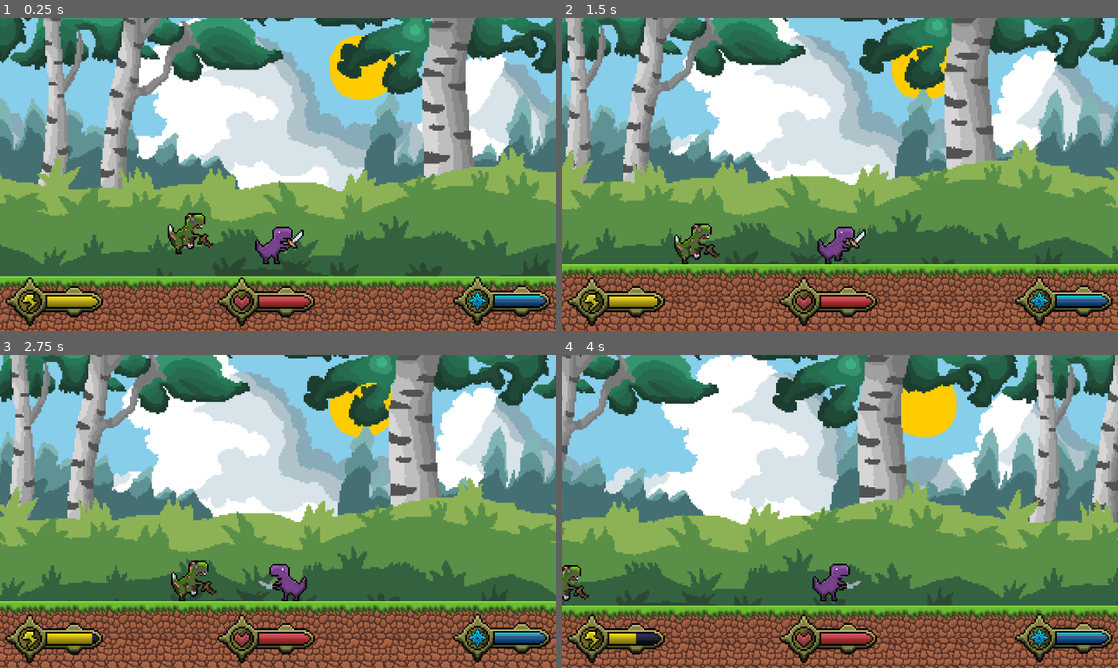
Above: before the commit, frames 1-4 (two rows, left to right).
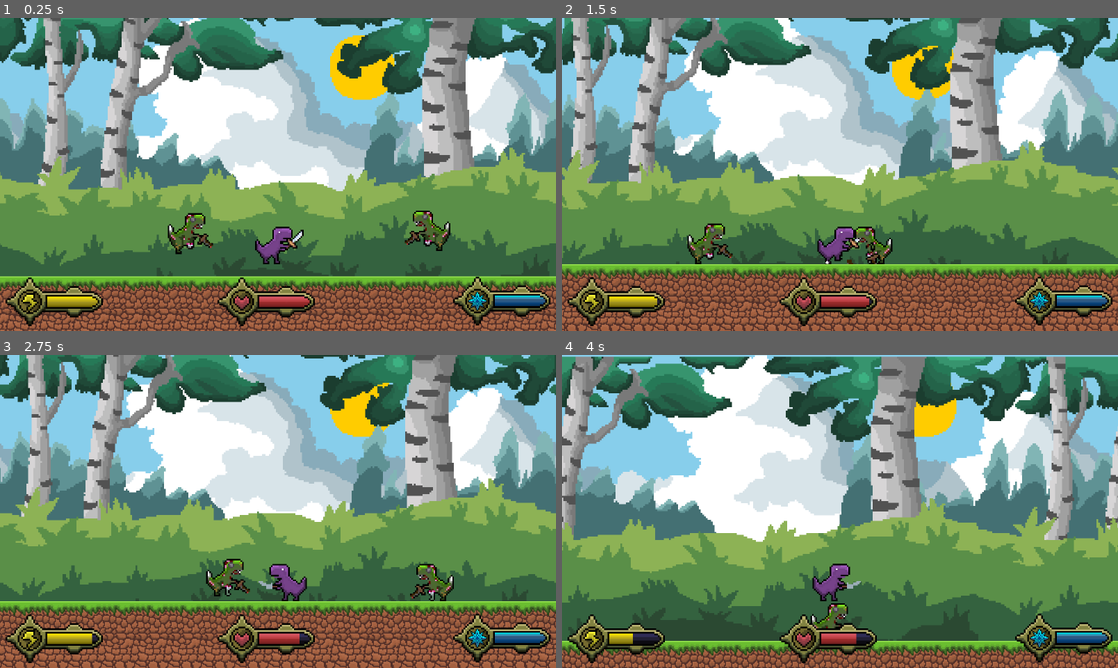
Above: after the commit, the same moments.

Repository: LeeTuah/rexvalley
Game: Godot game, scene res://game_manager.tscn
Two runs of this game, one before a commit and one after it. Both use one fixed random seed, a clock stepped at 60 frames per second and the inputs below.
Inputs (mouse positions are in pixels of both pictures, inside the frame that each line leads up to):
- Up to frame 1 (0.25 s): no input
- Up to frame 2 (1.5 s): tap Enter (ui_accept) at 0.5, 0.77 s; move the mouse to (962, 158) at 0.52 s; hold Right (ui_right) from 0.53 s (still down); click (962, 158) at 0.6 s; move the mouse to (728, 190) at 1.27 s; tap 1 (magic_fireball) at 1.35 s
- Up to frame 3 (2.75 s): tap Enter (ui_accept) at 1.52 s; click (166, 527) at 1.55 s; move the mouse to (333, 442) at 2.02 s; release Right (ui_right) at 2.03 s; hold Left (ui_left) from 2.03 s (still down); hold Right mouse button (magic_initiate) from 2.03 s (still down); click (333, 442) at 2.3 s
- Up to frame 4 (4 s): move the mouse to (812, 574) at 2.77 s; release Left (ui_left) at 2.78 s; release Right mouse button (magic_initiate) at 2.78 s; hold Right (ui_right) from 2.78 s (still down); tap 2 (magic_shield) at 2.85 s; tap Enter (ui_accept) at 3.02, 3.77 s; click (812, 574) at 3.05 s; move the mouse to (1006, 558) at 3.52 s; click (1006, 558) at 3.6 s

The runs differ from the first frame. In frame 1, 0.5% of the frame differs, in the area x 72-81%, y 61-75%; in frame 2, 28%; in frame 3, 43%; in frame 4, 58%, in the area x 0-100%, y 0-100%.

Commit message:
Added player walking and running trails, and fixed a bug with zombie hitboxes

Diff:
--- a/game_manager.tscn
+++ b/game_manager.tscn
@@ -50,3 +50,6 @@
 
 [node name="zombie" parent="." unique_id=1675127161 instance=ExtResource("9_gth8u")]
 position = Vector2(512, 656)
+
+[node name="zombie2" parent="." unique_id=603255163 instance=ExtResource("9_gth8u")]
+position = Vector2(1240, 648)
--- a/scenes/Magic/fire_ball.gd
+++ /dev/null
@@ -1,11 +0,0 @@
-extends Area2D
-
-var SPEED = 1200;
-var direction;
-
-func _ready() -> void:
-	direction = global.player_direction;
-	$Fireball.flip_h = direction < 0;
-
-func _physics_process(delta: float) -> void:
-	position.x += direction * SPEED * delta;
--- a/scenes/Magic/fire_ball.tscn
+++ /dev/null
@@ -1,14 +0,0 @@
-[gd_scene format=3 uid="uid://br6t7gtsfl3th"]
-
-[ext_resource type="Script" uid="uid://dldp2lk2cgp8m" path="res://scenes/Magic/fire_ball.gd" id="1_bldap"]
-[ext_resource type="Texture2D" uid="uid://cudsfcqyh8hqc" path="res://assets/projectiles/fireball.png" id="1_xy6ur"]
-
-[node name="FireBall" type="Area2D" unique_id=1528362529]
-script = ExtResource("1_bldap")
-
-[node name="Fireball" type="Sprite2D" parent="." unique_id=89056930]
-scale = Vector2(4, 4)
-texture = ExtResource("1_xy6ur")
-
-[node name="CollisionPolygon2D" type="CollisionPolygon2D" parent="." unique_id=278464938]
-polygon = PackedVector2Array(24, -24, 48, -40, 64, -32, 64, -16, 48, 0)
--- /dev/null
+++ b/scenes/Magic/fireball.gd
@@ -0,0 +1,19 @@
+extends Area2D
+
+const SPEED = 1200;
+const DAMAGE = 30;
+const KNOCKBACK = 550;
+var direction;
+
+
+func _ready() -> void:
+	direction = global.player_direction;
+	$fireball_sprite.flip_h = direction < 0;
+
+func _physics_process(delta: float) -> void:
+	position.x += direction * SPEED * delta;
+
+func _on_body_entered(body: Node2D) -> void:
+	if (body.has_method("take_damage") and body.name != "player"):
+		body.take_damage(DAMAGE, Vector2(direction, 0.0), KNOCKBACK, 0.92145);
+		queue_free();
--- /dev/null
+++ b/scenes/Magic/fireball.tscn
@@ -0,0 +1,16 @@
+[gd_scene format=3 uid="uid://br6t7gtsfl3th"]
+
+[ext_resource type="Script" uid="uid://dldp2lk2cgp8m" path="res://scenes/Magic/fireball.gd" id="1_theak"]
+[ext_resource type="Texture2D" uid="uid://cudsfcqyh8hqc" path="res://assets/projectiles/fireball.png" id="2_u1cbe"]
+
+[node name="fireball" type="Area2D" unique_id=1528362529]
+script = ExtResource("1_theak")
+
+[node name="fireball_sprite" type="Sprite2D" parent="." unique_id=89056930]
+scale = Vector2(4, 4)
+texture = ExtResource("2_u1cbe")
+
+[node name="CollisionPolygon2D" type="CollisionPolygon2D" parent="." unique_id=278464938]
+polygon = PackedVector2Array(24, -24, 48, -40, 64, -32, 64, -16, 48, 0)
+
+[connection signal="body_entered" from="." to="." method="_on_body_entered"]
--- a/scenes/player/player.gd
+++ b/scenes/player/player.gd
@@ -2,8 +2,9 @@
 
 @onready var animated_sprite = $AnimatedSprite2D;
 @onready var animation_player = $AnimationPlayer;
-
-var fireball_scene = preload("res://scenes/Magic/fire_ball.tscn");
+@onready var walking_particles = $walking_particles;
+
+var fireball_scene = preload("res://scenes/Magic/fireball.tscn");
 
 const SPEED = 300.0
 const ACCN = 2.5
@@ -91,8 +92,13 @@
 
 	move_and_slide();
 
+	# if (is_on_floor()):
+	# 	var collision = get_last_slide_collision();
+	# 	print("Collided with : ", collision.get_collider().name);
+
 func _ready() -> void:
 	global.player_position = position;
+	walking_particles.emitting = false;
 
 var fireball_instance;
 var magic_done = false;
@@ -109,6 +115,7 @@
 		$AnimatedSprite2D.flip_h = velocity.x < 0;
 		$sword_hitbox.scale.x = velocity_condition;
 		$player_collision_box.scale.x = velocity_condition;
+		walking_particles.position.x = 35.0 if velocity.x < 0 else -35.0;
 
 	# sprint cooldown
 	if not can_run:
@@ -125,6 +132,7 @@
 			can_input = false;
 			idle_time = 0.0;
 			$sword_hitbox/sword_slash1_hitbox.set_deferred("disabled", false);
+			walking_particles.emitting = false;
 
 		# magic attacks
 		elif (Input.is_action_pressed("magic_initiate")):
@@ -155,12 +163,15 @@
 			idle_time = 0.0;
 			global.current_stamina -= 30;
 			$sword_hitbox/sword_thrust_hitbox.set_deferred("disabled", false);
+			walking_particles.emitting = true;
 
 		# jump attack
 		elif (Input.is_action_just_pressed("ui_accept")):
 			pass # jump animation
 
 		elif ((Input.is_action_pressed("ui_left") or Input.is_action_pressed("ui_right")) and is_on_floor()):
+			walking_particles.emitting = true;
+
 			# sprinting
 			if ((Input.is_action_pressed("ui_sprint")) and (global.current_stamina > 0) and (can_run)):
 				animated_sprite.play("run");
@@ -180,10 +191,10 @@
 		elif is_on_floor():
 			animated_sprite.play("idle");
 			global.current_stamina += STAMINA_INCREASE_RATE * delta;
-
-
+			walking_particles.emitting = false;
 
 	else:
+		walking_particles.emitting = false;
 		idle_time += delta;
 
 		var anim = animated_sprite.animation;
@@ -238,6 +249,7 @@
 			animation_player.play("camera_moving_up");
 
 	global.player_position = position;
+	walking_particles.emitting = walking_particles.emitting if is_on_floor() else false;
 
 func _on_sword_hitbox_body_entered(body: Node2D) -> void:
 	if (body.has_method("take_damage")):
--- a/scenes/player/player.tscn
+++ b/scenes/player/player.tscn
@@ -487,6 +487,20 @@
 radius = 36.0
 height = 230.0
 
+[sub_resource type="ParticleProcessMaterial" id="ParticleProcessMaterial_5gtgg"]
+lifetime_randomness = 1.0
+particle_flag_disable_z = true
+emission_shape = 3
+emission_box_extents = Vector3(1, 1, 1)
+angle_min = 1.0728835e-05
+angle_max = 90.000015
+direction = Vector3(-1, -1, 0)
+initial_velocity_min = 25.0
+initial_velocity_max = 75.0
+gravity = Vector3(0, 100, 0)
+scale_min = 3.0
+scale_max = 5.5
+
 [node name="player" type="CharacterBody2D" unique_id=1387465769]
 script = ExtResource("1_dovo2")
 
@@ -534,6 +548,14 @@
 shape = SubResource("CapsuleShape2D_g7lgu")
 disabled = true
 
+[node name="walking_particles" type="GPUParticles2D" parent="." unique_id=2070364523]
+position = Vector2(-35, 54)
+emitting = false
+amount = 20
+lifetime = 0.5
+explosiveness = 0.15
+process_material = SubResource("ParticleProcessMaterial_5gtgg")
+
 [connection signal="sprite_frames_changed" from="AnimatedSprite2D" to="." method="_on_animated_sprite_2d_sprite_frames_changed"]
 [connection signal="area_entered" from="sword_hitbox" to="." method="_on_sword_hitbox_area_entered"]
 [connection signal="body_entered" from="sword_hitbox" to="." method="_on_sword_hitbox_body_entered"]
--- a/scenes/zombie/zombie.gd
+++ b/scenes/zombie/zombie.gd
@@ -2,6 +2,7 @@
 
 @onready var animated_sprite = $AnimatedSprite2D;
 @onready var attack_area = $attack_area_hitbox
+@onready var attack_area_hitbox = $attack_area_hitbox/attack_range
 @onready var zombie_sword_hitbox = $zombie_sword_hitbox
 @onready var sword_slash1_hitbox = $zombie_sword_hitbox/sword_slash1_hitbox
 @onready var death_blud = $death_blud
@@ -9,18 +10,20 @@
 const SPEED = 100.0
 const JUMP_VELOCITY = -400.0
 
-const MAX_HEALTH = 100.0;
+const MAX_HEALTH = 1002343445345345345.0;
 const ZOMBIE_DAMAGE = 5.0;
 var health_point = MAX_HEALTH;
 
 var knockback_countdown = 0.0;
 var player_to_zombie_dirn = 0;
+var knockback_step = 0.0;
 
 const ZOMBIE_HITBOX_OFFSET = [13.0, 70.0];
 
 var player_in_range = false
 var is_attacking = false
 var player_vulnerable = false
+var zombie_dead = false;
 
 var attack_time = 0.0
 var ATTACK_COOLDOWNS = {
@@ -35,10 +38,13 @@
 	if (health_point <= 0.0):
 		death_blud.emitting = true
 		animated_sprite.visible = false
+		zombie_dead = true;
+
 		death_timer.start()
 
 	velocity = knockback * direction;
 	knockback_countdown = knockback_cooldown;
+	knockback_step = knockback / knockback_cooldown;
 
 
 func _ready() -> void:
@@ -63,8 +69,7 @@
 			is_attacking = false
 			sword_slash1_hitbox.set_deferred("disabled", true)
 
-
-	if player_in_range and not is_attacking:
+	if player_in_range and not is_attacking and not zombie_dead:
 		animated_sprite.play("sword_slash1")
 		is_attacking = true
 		attack_time = ATTACK_COOLDOWNS[animated_sprite.animation]
@@ -75,15 +80,17 @@
 
 	if (knockback_countdown > 0.0):
 		knockback_countdown -= delta;
-		velocity.x = move_toward(velocity.x, 0, 200 * delta);
-		animated_sprite.play("idle")
+		velocity.x = move_toward(velocity.x, 0, knockback_step * delta);
 
-	elif not is_attacking:
+	elif not is_attacking and not zombie_dead:
 		velocity.x = player_to_zombie_dirn * SPEED;
 		animated_sprite.play("walk")
 
 	else:
 		velocity.x = 0.0
+
+	if (not is_attacking and animated_sprite.animation != "walk" and not zombie_dead):
+		animated_sprite.play("idle");
 
 	move_and_slide()
 
@@ -94,11 +101,11 @@
 	animated_sprite.flip_h = player_to_zombie_dirn < 0;
 	$zombie_hitbox.position.x = ZOMBIE_HITBOX_OFFSET[0] if player_to_zombie_dirn < 0 else -ZOMBIE_HITBOX_OFFSET[0];
 	zombie_sword_hitbox.position.x = -ZOMBIE_HITBOX_OFFSET[1] if player_to_zombie_dirn < 0 else ZOMBIE_HITBOX_OFFSET[1];
+	attack_area_hitbox.position.x = -ZOMBIE_HITBOX_OFFSET[1] if player_to_zombie_dirn < 0 else ZOMBIE_HITBOX_OFFSET[1];
 
 
 func _on_attack_area_hitbox_body_entered(body: Node2D) -> void:
 	if body.name == "player":
-		print("In range to attack")
 		player_in_range = true
 
 
@@ -112,8 +119,6 @@
 		global.current_health -= ZOMBIE_DAMAGE
 		player_vulnerable = true
 
-
-
 func _on_zombie_sword_hitbox_body_exited(body: Node2D) -> void:
 	if body.name == "player":
 		player_vulnerable = false
--- a/scenes/zombie/zombie.tscn
+++ b/scenes/zombie/zombie.tscn
@@ -126,14 +126,10 @@
 height = 32.68351
 
 [sub_resource type="Gradient" id="Gradient_r1l86"]
-offsets = PackedFloat32Array(0, 0, 1)
-colors = PackedColorArray(0.72156864, 0.15686275, 0.15686275, 1, 0.43137255, 0.09411765, 0.09411765, 1, 0.1764706, 0.039215688, 0.039215688, 0)
+colors = PackedColorArray(0.72156864, 0.15686275, 0.15686275, 1, 0.43137255, 0.09411765, 0.09411765, 1)
 
-[sub_resource type="GradientTexture2D" id="GradientTexture2D_1eykj"]
+[sub_resource type="GradientTexture1D" id="GradientTexture1D_r1l86"]
 gradient = SubResource("Gradient_r1l86")
-width = 7
-height = 8
-fill_to = Vector2(1, 1)
 
 [sub_resource type="ParticleProcessMaterial" id="ParticleProcessMaterial_d2kyw"]
 lifetime_randomness = 1.0
@@ -147,7 +143,9 @@
 initial_velocity_min = 50.0
 initial_velocity_max = 150.0
 gravity = Vector3(0, 100, 0)
-scale_min = 0.5
+scale_min = 1.5
+scale_max = 3.3
+color_ramp = SubResource("GradientTexture1D_r1l86")
 
 [node name="zombie" type="CharacterBody2D" unique_id=1675127161]
 script = ExtResource("1_ncyl7")
@@ -181,9 +179,9 @@
 shape = SubResource("CapsuleShape2D_ob1uy")
 
 [node name="death_blud" type="GPUParticles2D" parent="." unique_id=2034976372]
-position = Vector2(0, 55)
+position = Vector2(-18, 56)
+emitting = false
 amount = 50
-texture = SubResource("GradientTexture2D_1eykj")
 explosiveness = 0.15
 process_material = SubResource("ParticleProcessMaterial_d2kyw")
 
Renamed: scenes/Magic/fire_ball.gd.uid -> scenes/Magic/fireball.gd.uid
